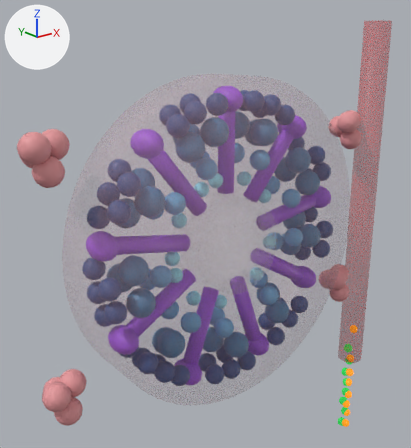
The glTF model outputs/cell/models/testis.glb as it was, and as the next commit left it.
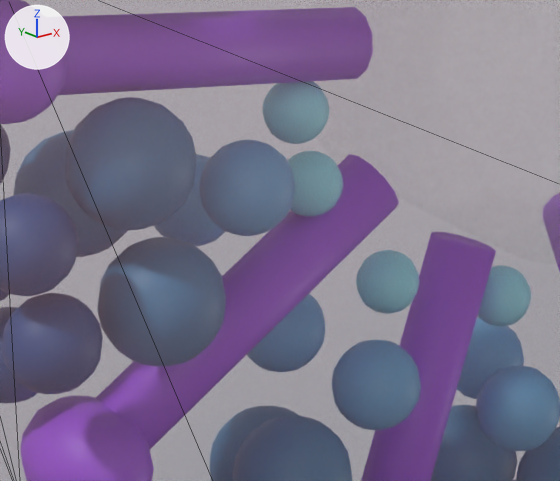
There are two pictures of each version: one whole from a 50 mm camera at (-17.4, -20.2, 9.2) aimed at (0.0, 1.5, 0.5), one close up on the part from 25% to 57% of the width and 52% to 77% of the height. Lighting does not change. The marker at upper left points along +X, +Y and +Z. The older version's two pictures come first. The close-ups show mesh edges as thin lines. Where no turn or scale is listed for an object, it has been applied to the vertices.

Script lines for the objects in view, before the commit:
```python
me_tubule = bpy.data.meshes.new('tubule')
me_tubule.from_pydata(...)  # a 72-sided cylinder along y spanning x -7.9..7.9, y -1.4..1.4, z -8.0..8.0
me_tubule.materials.append(mat_tubule)  # pink #f1c0c8
ob_cz_tubule = bpy.data.objects.new('cz-tubule', me_tubule)
ob_cz_tubule.location = (0.0, 0.0, 0.0)
```
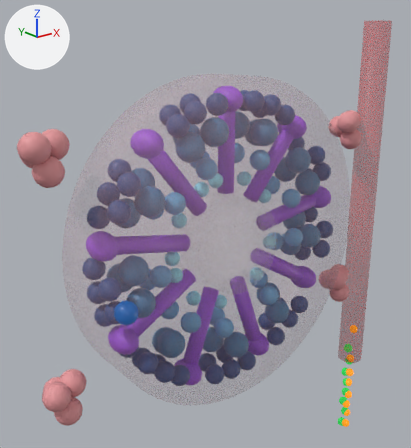
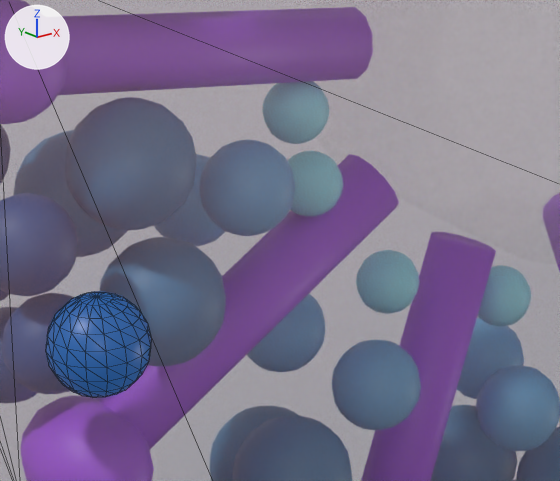
Scene script edits in JSON lines:
```json
{"op": "add", "block": "mat_spermatogonium_traced", "code": ["mat_spermatogonium_traced = principled_material('spermatogonium-traced')", "mat_spermatogonium_traced.base_color = (0.0123, 0.0762, 0.25)  # blue #1d4e89", "mat_spermatogonium_traced.roughness = 0.4", "mat_spermatogonium_traced.emission_color = (0.00737, 0.0457, 0.15)  # dark blue #153c6c", "mat_spermatogonium_traced.emission_strength = 1.0"]}
{"op": "add", "block": "me_spermatogonium_046", "code": ["me_spermatogonium_046 = bpy.data.meshes.new('spermatogonium.046')", "me_spermatogonium_046.from_pydata(...)  # a UV sphere (16 segments, 10 rings, poles along z) spanning x -0.5..0.5, y -0.5..0.5, z -0.5..0.5", "me_spermatogonium_046.materials.append(mat_spermatogonium_traced)  # blue #1d4e89, glowing dark blue #153c6c"]}
{"op": "add", "block": "ob_cz_spermatogonium_001", "code": ["ob_cz_spermatogonium_001 = bpy.data.objects.new('cz-spermatogonium.001', me_spermatogonium_046)", "ob_cz_spermatogonium_001.location = (-6.75, -1.75, -1.16)"]}
```

Pixel boxes [x1, y1, x2, y2] of what changed, in the close-ups (560 x 481 px):
```json
{"object": "cz-spermatogonium.001", "change": "added", "after": [46, 291, 151, 397]}
```
